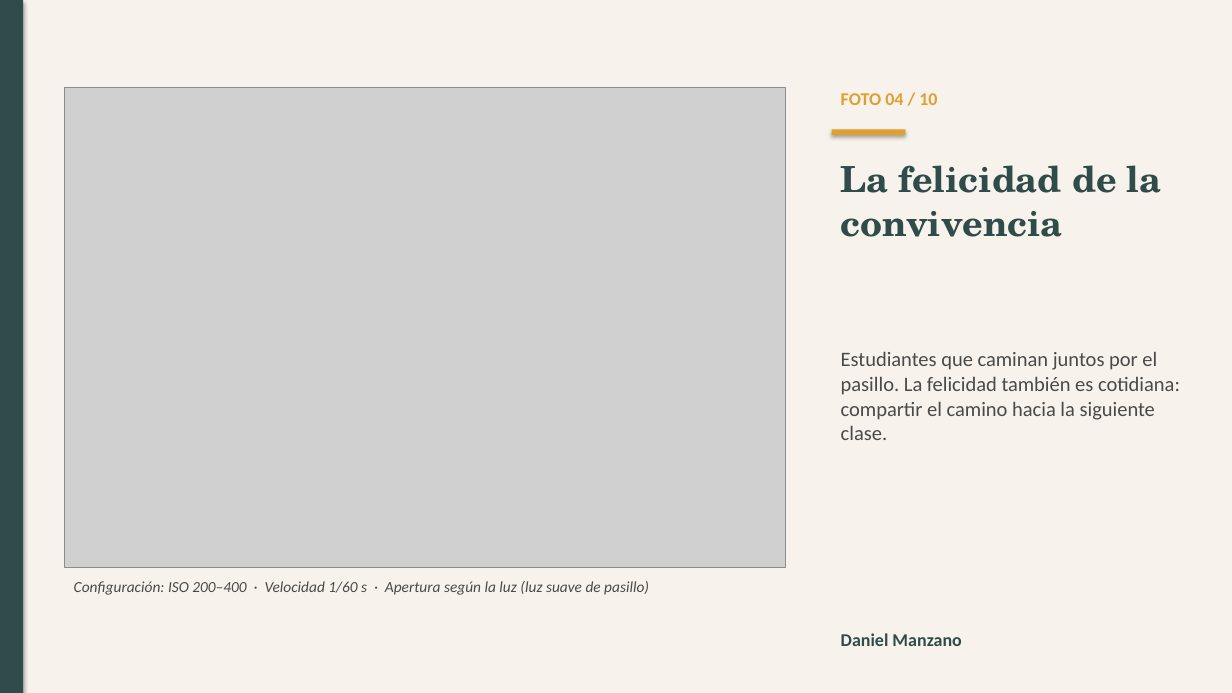
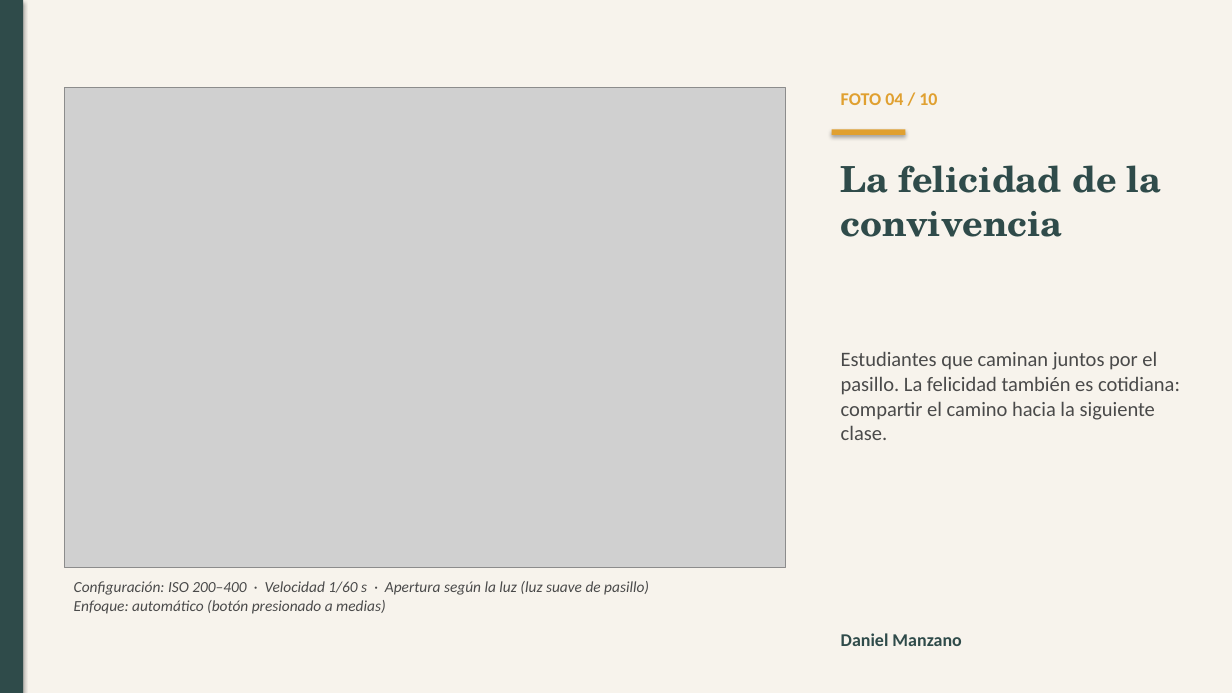
Before and after one commit to Ajuan1/Univ, a slide deck: slide 5 of Ecosistemas_Digitales_Fotografias.pptx. Drawn at 1232x693 pixels with LibreOffice and Linux fonts; fonts in the diff are those of the drawing; grey boxes stand for pictures. Boxes give left, top, right and bottom in pixels: in the first picture for what was removed or moved away, otherwise in the second. Text is boxed around its words. In the diff, an @@ line names an element or a change of style, - is before the commit and + after.

```diff
--- a/Ecosistemas_Digitales_Fotografias.pptx
+++ b/Ecosistemas_Digitales_Fotografias.pptx
@@ text at [74,581,649,614]: text changed @@
-Configuración: ISO 200–400 · Velocidad 1/60 s · Apertura según la luz (luz suave de pasillo)
+Configuración: ISO 200–400 · Velocidad 1/60 s · Apertura según la luz (luz suave de pasillo)
+Enfoque: automático (botón presionado a medias)
```
Also in this commit, not shown: 9 other slides changed.
